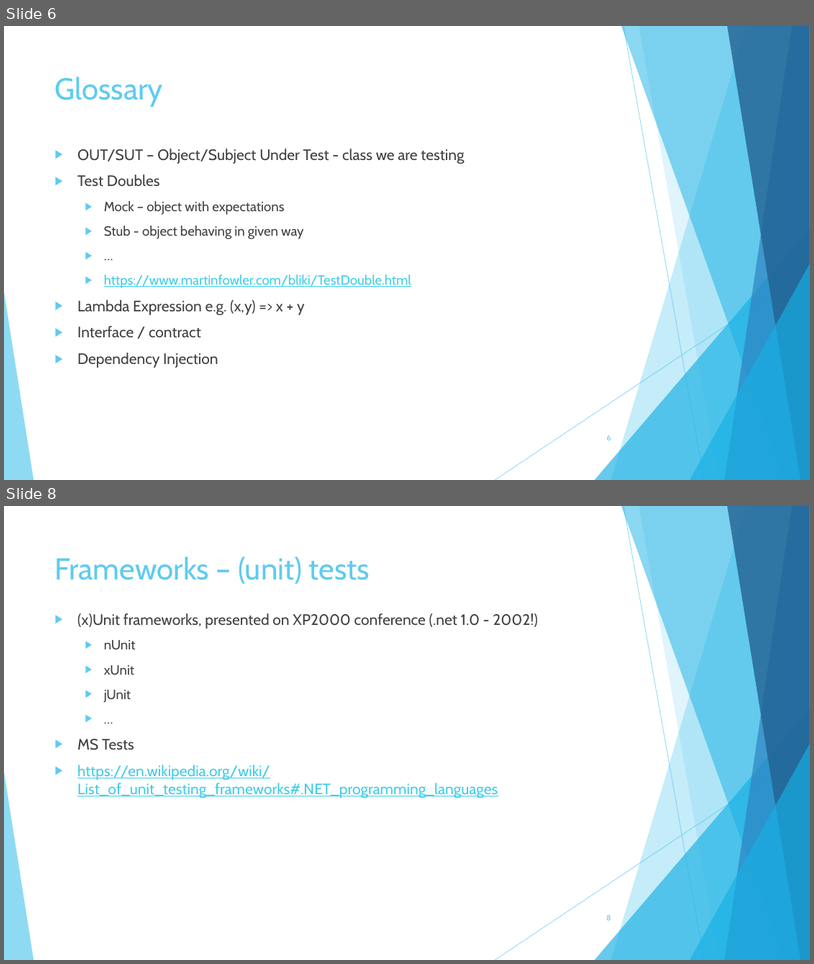
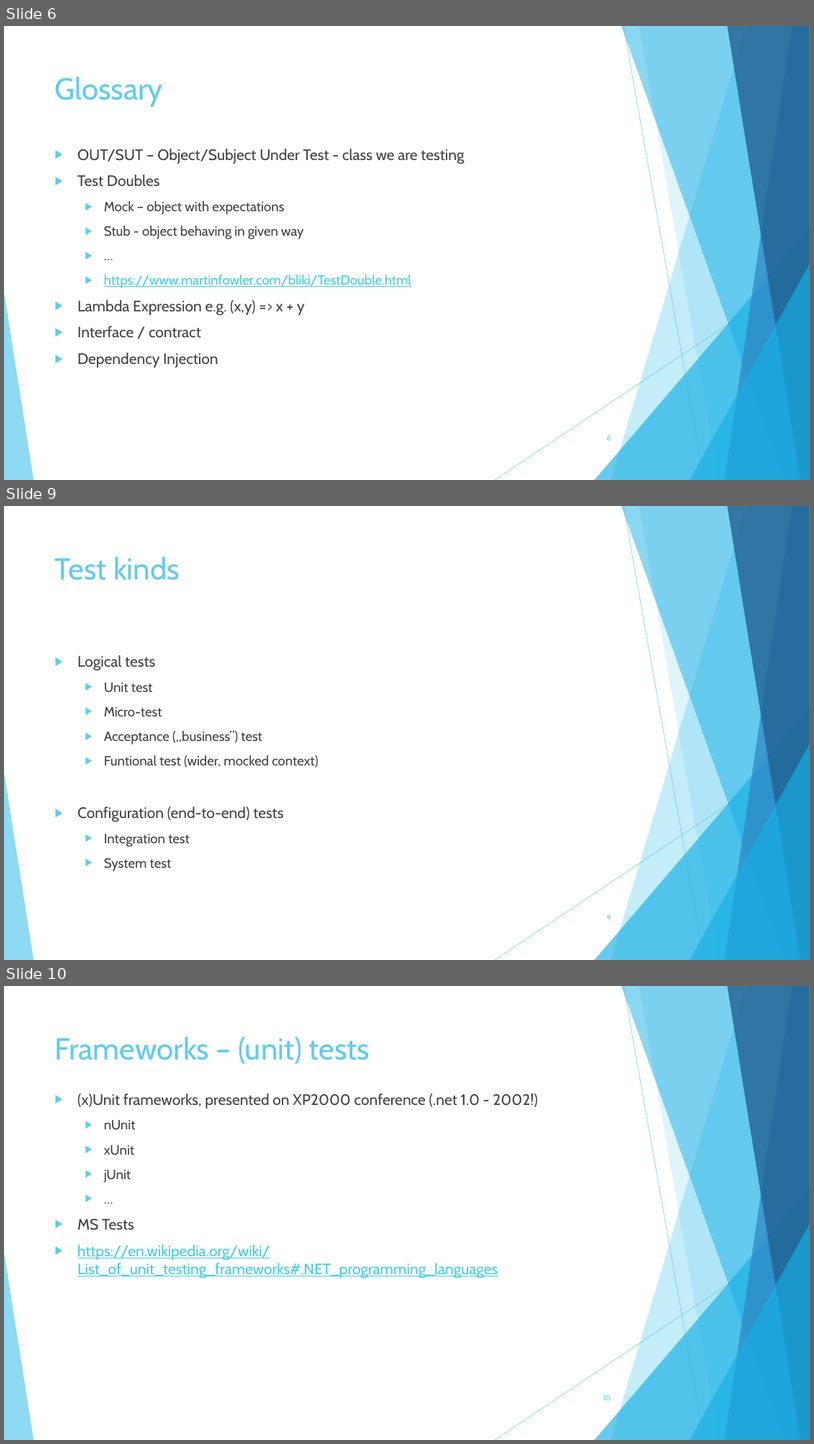
Before and after one commit to szubartm/TddAndBdd.Materials, a slide deck: TDD/Testing in TDD spirit.pptx. Shown one above the other, each under a label of ours: slides 6 and 8 before the commit, slides 6, 9 and 10 after it; the slides between them are not shown. The pictures are 814x964 and 814x1444 pixels, drawn with LibreOffice and Linux fonts; fonts in the diff are those of the drawing. Boxes give left, top, right and bottom in pixels: in the first picture for what was removed or moved away, otherwise in the second. Text is boxed around its words. In the diff, an @@ line names an element or a change of style, - is before the commit and + after.

```diff
--- a/TDD/Testing in TDD spirit.pptx
+++ b/TDD/Testing in TDD spirit.pptx
@@ slide 9 added at (4,506,810,960), background #FFFFFF; not listed: 10 template elements that a slide beside it also shows @@
@@ title added at (55,556,180,580), 36 pt, text #5FCBEF @@
+Test kinds
@@ text added at (77,655,318,871), 16 pt, text #404040 @@
+▶ Logical tests
+  ▶ Unit test
+  ▶ Micro-test
+  ▶ Acceptance („business”) test
+  ▶ Funtional test (wider, mocked context)
+▶ Configuration (end-to-end) tests
+  ▶ Integration test
+  ▶ System test
@@ page number added at (607,914,612,920), 9 pt, text #5FCBEF @@
+9
@@ what was slide 8 is now slide 10 @@
@@ page number at (603,1394,611,1400): text changed @@
-8
+10
```
Also in this commit, not shown: 5 slides changed, 8 other slides added.
